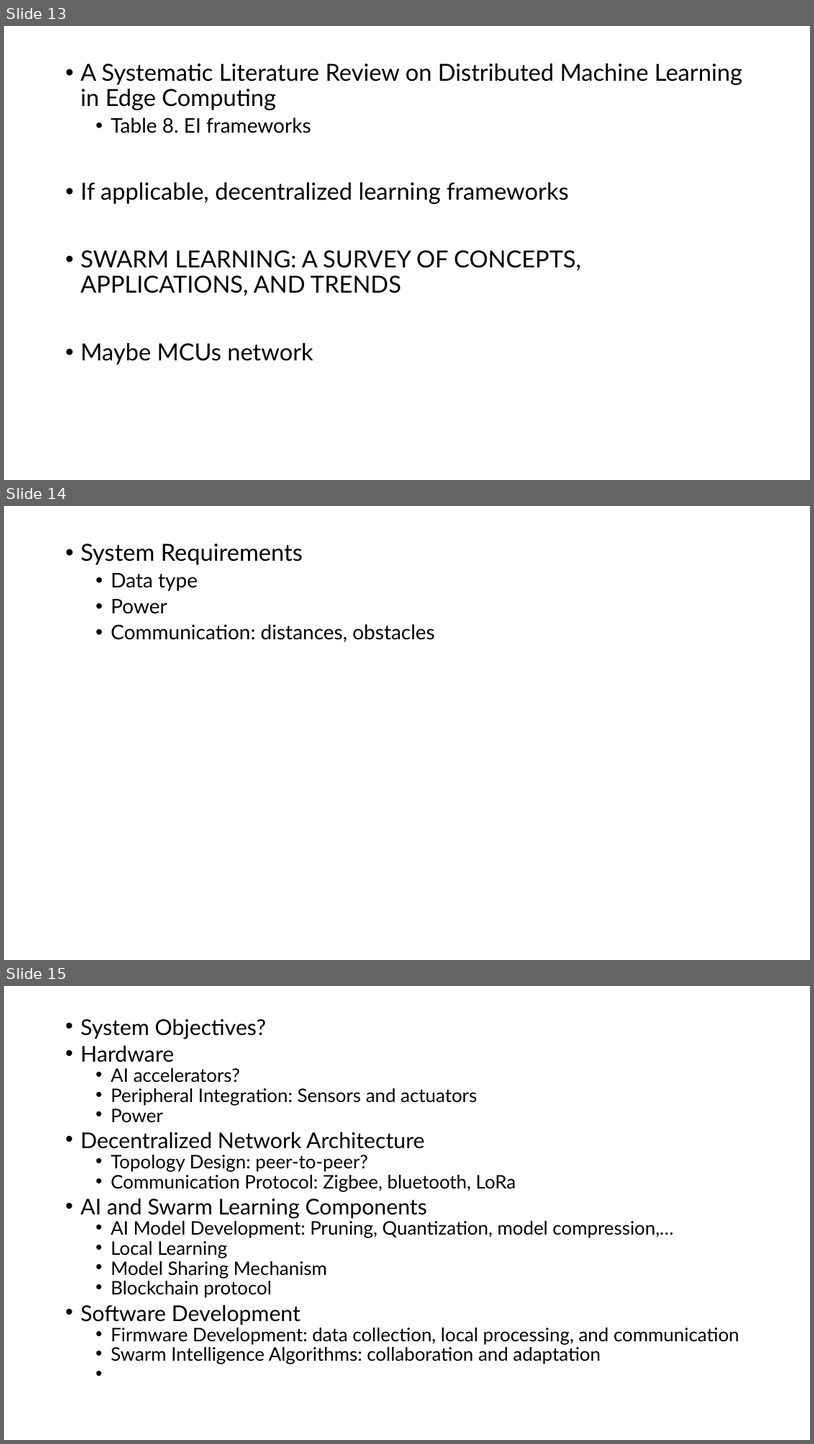
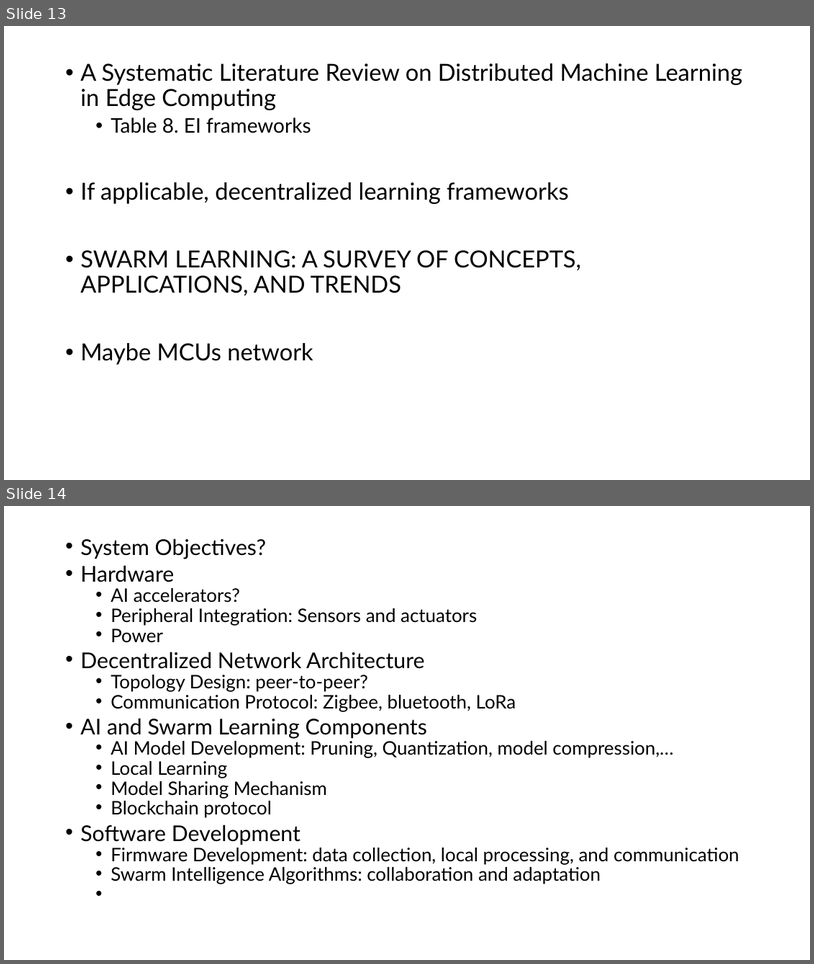
Before and after one commit to GXG-CS/on_device_learning, a slide deck: Swarm TinyML.pptx. Shown one above the other, each under a label of ours: slides 13, 14 and 15 before the commit, slides 13 and 14 after it. The pictures are 814x1444 and 814x964 pixels, drawn with LibreOffice and Linux fonts; fonts in the diff are those of the drawing. Boxes give left, top, right and bottom in pixels: in the first picture for what was removed or moved away, otherwise in the second. Text is boxed around its words. In the diff, an @@ line names an element or a change of style, - is before the commit and + after.

```diff
--- a/Swarm TinyML.pptx
+++ b/Swarm TinyML.pptx
@@ slide 14 removed at (x1=4, y1=506, x2=810, y2=960), background #FFFFFF @@
@@ text removed at (x1=80, y1=543, x2=435, y2=642) @@
-• System Requirements
-  • Data type
-  • Power
-  • Communication: distances, obstacles
@@ what was slide 15 is now slide 14 @@
```
Also in this commit, not shown: 6 other files.
